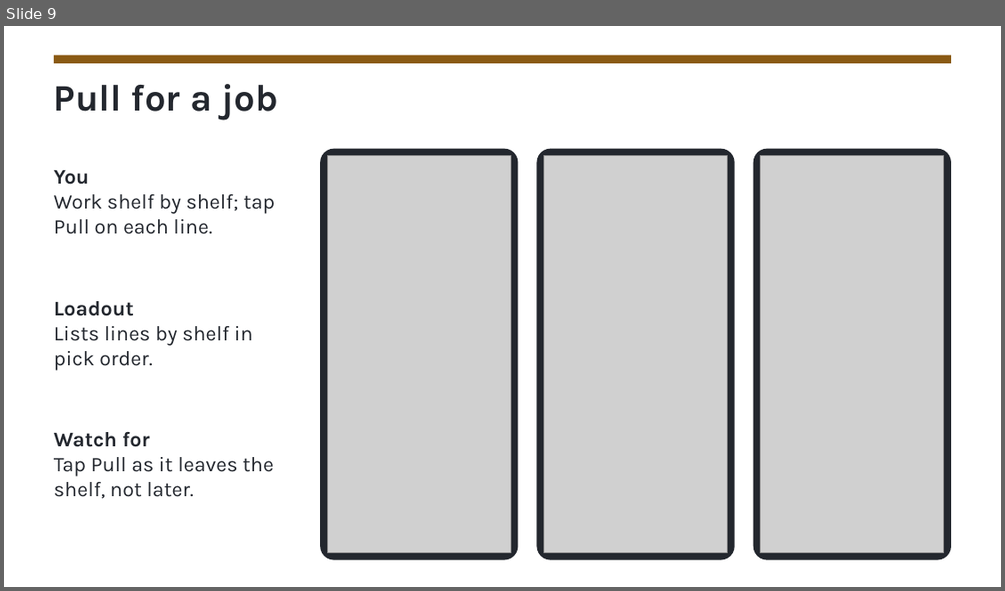
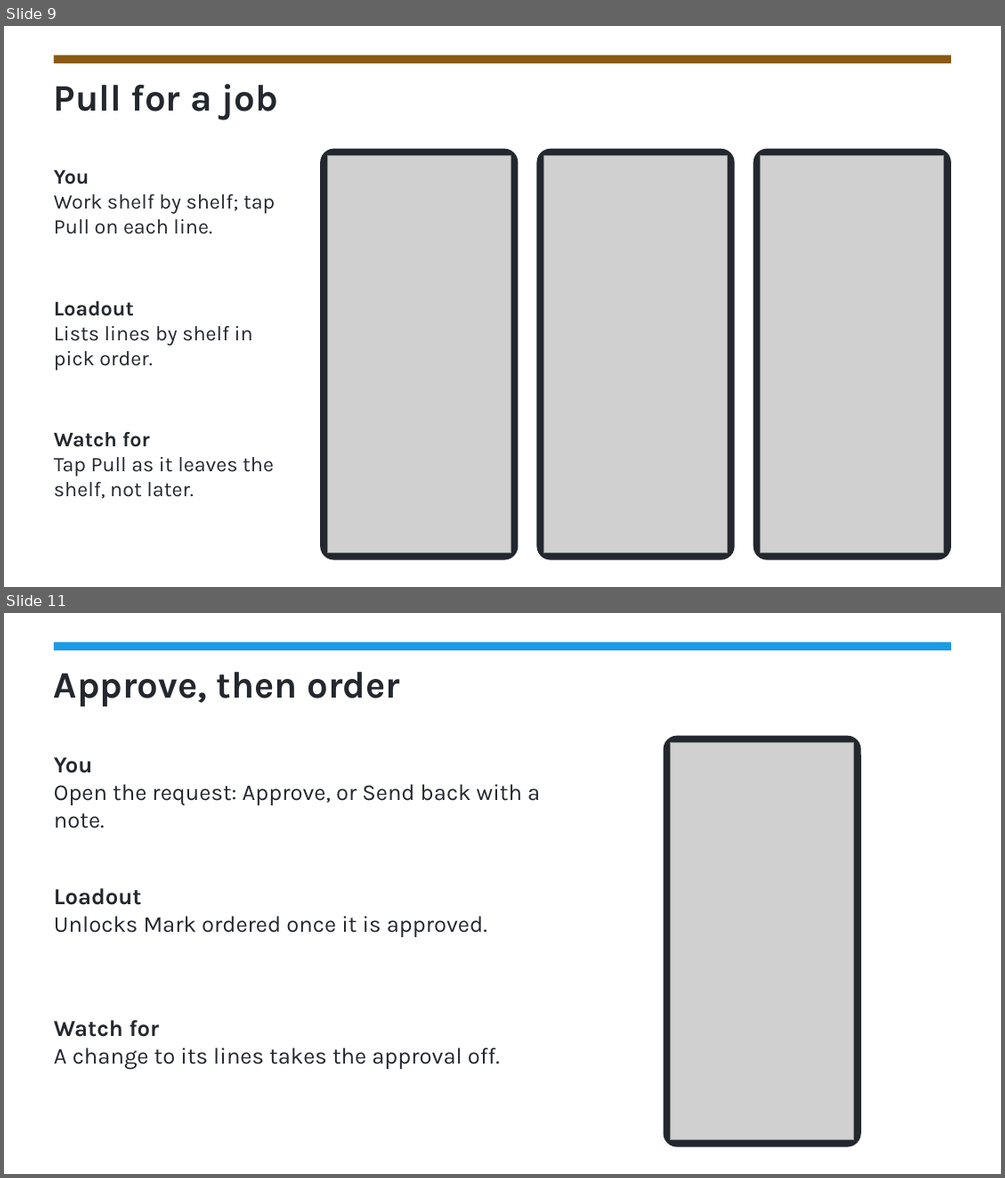
Before and after one commit to frank-umbrella/dev, a slide deck: loadout/training/Loadout-how-it-works.pptx. Shown one above the other, each under a label of ours: slide 9 before the commit, slides 9 and 11 after it; the slides between them are not shown. The pictures are 1005x591 and 1005x1178 pixels, drawn with LibreOffice and Linux fonts; fonts in the diff are those of the drawing; grey boxes stand for pictures. Boxes give left, top, right and bottom in pixels: in the first picture for what was removed or moved away, otherwise in the second. Text is boxed around its words. In the diff, an @@ line names an element or a change of style, - is before the commit and + after.

```diff
--- a/loadout/training/Loadout-how-it-works.pptx
+++ b/loadout/training/Loadout-how-it-works.pptx
@@ slide 11 added at bbox=[4, 613, 1001, 1174], background #FFFFFF @@
@@ rectangle added at bbox=[54, 642, 952, 650], fill #1A9BE8 @@
@@ text added at bbox=[54, 672, 401, 706], 36 pt, text #23272E, bold @@
+Approve, then order
@@ rounded rectangle added at bbox=[663, 736, 862, 1147], fill #23272E @@
@@ picture added at bbox=[671, 743, 853, 1140] @@
@@ text added at bbox=[54, 757, 540, 828], 22 pt, text #23272E @@
+You
+Open the request: Approve, or Send back with a note.
@@ text added at bbox=[54, 888, 487, 937], 22 pt, text #23272E @@
+Loadout
+Unlocks Mark ordered once it is approved.
@@ text added at bbox=[54, 1020, 500, 1069], 22 pt, text #23272E @@
+Watch for
+A change to its lines takes the approval off.
```
Also in this commit, not shown: 8 slides changed, 40 other files.
